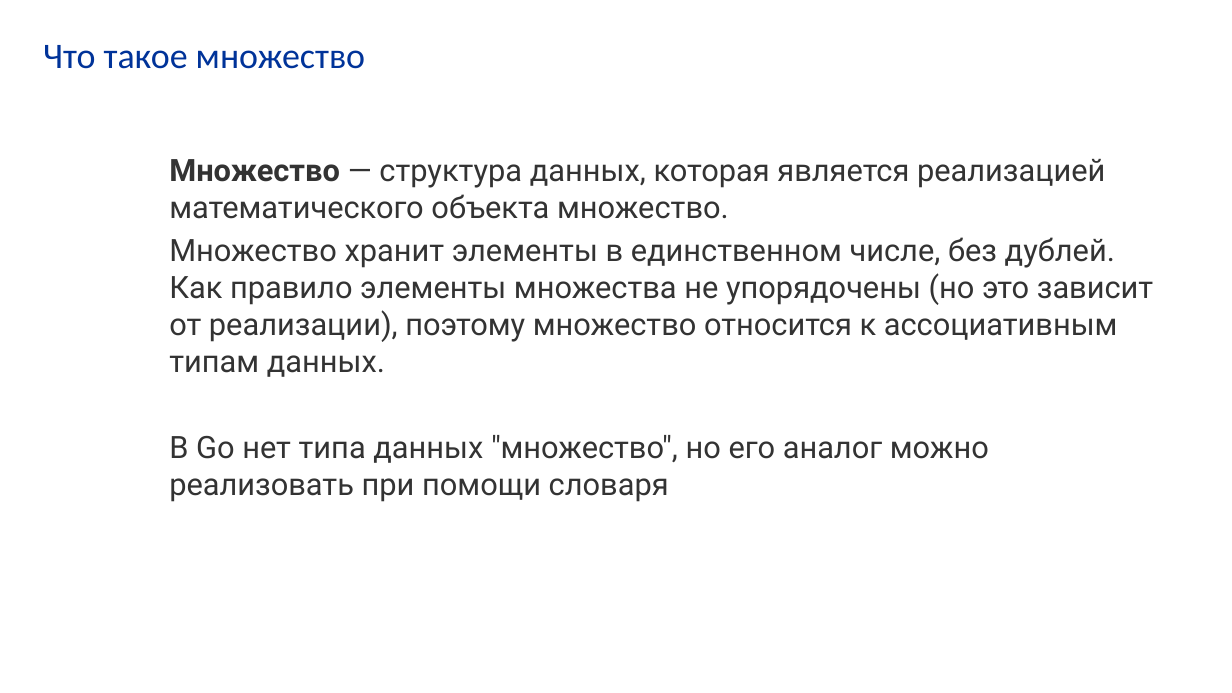
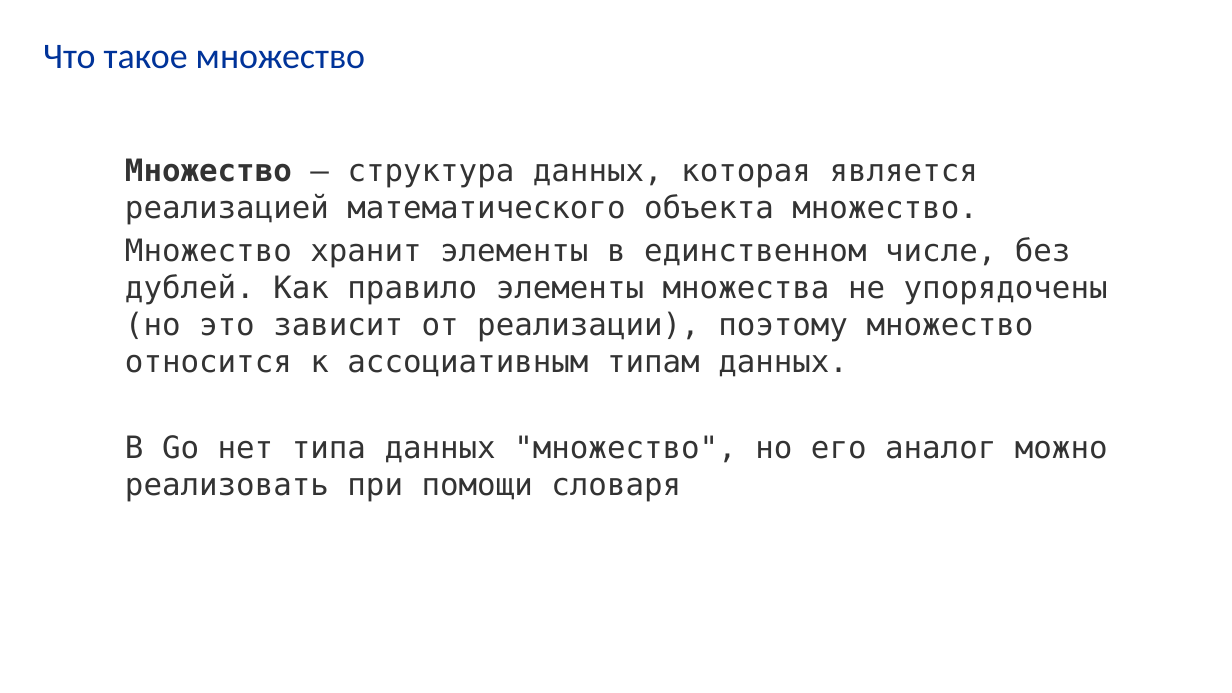
Before and after one commit to VladimirChabanov/alg_and_prog_2025, a slide deck: slide 124 of 01_lectures/lecture_06/presentation_go.pptx (slide 45 before the commit). Drawn at 1232x693 pixels with LibreOffice and Linux fonts; fonts in the diff are those of the drawing. Boxes give left, top, right and bottom in pixels: in the first picture for what was removed or moved away, otherwise in the second. Text is boxed around its words. In the diff, an @@ line names an element or a change of style, - is before the commit and + after.

```diff
--- a/01_lectures/lecture_06/presentation_go.pptx
+++ b/01_lectures/lecture_06/presentation_go.pptx
@@ text "Множество — структура данных, которая ...": place and size @@
-text "Множество — структура данных, которая ..." at (169,159,1153,502)
+text "Множество — структура данных, которая ..." at (125,158,1108,502)
@@ text "Множество — структура данных, которая ..." at (125,158,1108,502): font Roboto to DejaVu Sans Mono @@
```
Also in this commit, not shown: 6 other slides changed, 77 slides added, 2 other files.
